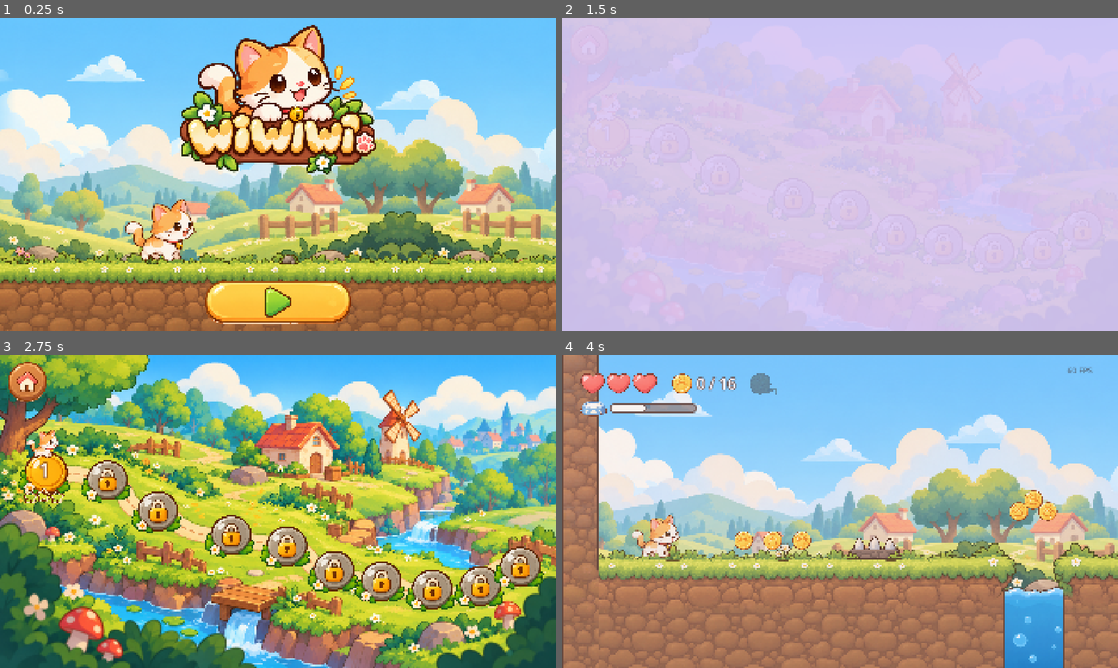
Above: before the commit, frames 1-4 (two rows, left to right).
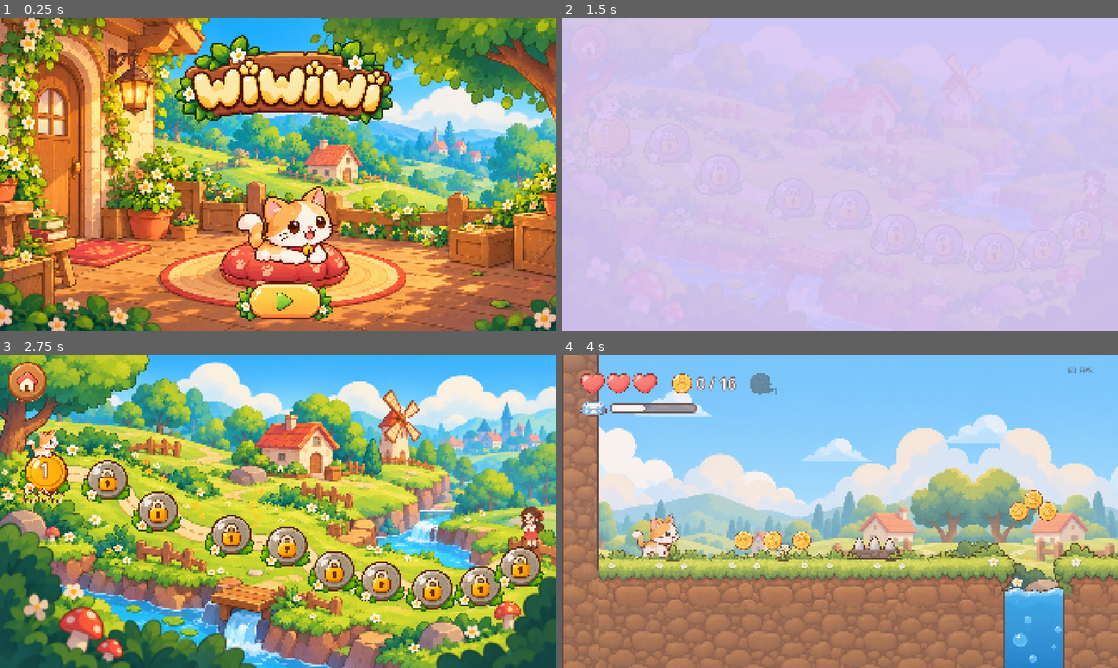
Above: after the commit, the same moments.

Repository: roshnikumari-21/wiwiwi
Game: Godot game, scene res://ui/screens/main_menu.tscn
Same seed, same stepped clock (60 frames per second), same inputs: the game is played once before the commit and once after it.
Inputs (mouse positions are in pixels of both pictures, inside the frame that each line leads up to; where the layout moved, square brackets give the same spot in the first picture):
- Up to frame 1 (0.25 s): no input
- Up to frame 2 (1.5 s): click (845, 302) [840, 302] at 0.5 s; click (589, 46) at 1.25 s
- Up to frame 3 (2.75 s): click (283, 639) [278, 639] at 2 s
- Up to frame 4 (4 s): move the mouse to (962, 495) at 2.77 s; hold Right (move_right) 2.78-3.5 s; click (962, 495) at 2.92 s; tap Space (jump) at 3.02 s; click "1" at 3.5 s

The runs differ from the first frame. In frame 1, 94% of the frame differs, in the area x 0-100%, y 0-100%; in frame 2, less than 0.1%; in frame 3, 0.4%; in frame 4, nothing differs.

Commit message:
Home page v2: cottage porch with the kitten on her cushion; girl waits at the map's end
Porch, cushion, lying kitten with a soft blink, sign logo and floral
Play button from the owner's art (make_home.py). Stage-based layout
so nothing overlaps on any screen shape. Decision on where the girl
appears recorded in plan.md.

Co-Authored-By: Claude Opus 5.5 <noreply@anthropic.com>

Diff:
--- a/dev/m2_menu_test.gd
+++ b/dev/m2_menu_test.gd
@@ -21,7 +21,7 @@
 		await process_frame
 	var menu = current_scene
 	_check("home page loads", menu != null and menu.name == "MainMenu", menu)
-	menu.get_node("UI/SafeArea/Play").pressed.emit()
+	menu.get_node("Stage/Play").pressed.emit()
 	for i in 60:
 		await process_frame
 	_check("Play opens the level map", current_scene != null and current_scene.name == "LevelMap", current_scene)
--- a/ui/screens/level_map.gd
+++ b/ui/screens/level_map.gd
@@ -14,6 +14,8 @@
 const STAR_FULL := preload("res://assets/art/ui/menu/level_star_full.png")
 const STAR_EMPTY := preload("res://assets/art/ui/menu/level_star_empty.png")
 const CAT := preload("res://assets/art/characters/cat/cat_frames.tres")
+const GIRL := preload("res://assets/art/characters/girl/girl_wait.png")
+const GIRL_SPOT := Vector2(1615, 585)       ## where she waits, just past the last level
 const BUTTON_WIDTH := 150.0                 ## in map pixels
 const STAR_SIZE := 40.0
 
@@ -30,6 +32,7 @@
 	for i in SPOTS.size():
 		var level: LevelData = levels[i] if i < levels.size() else null
 		_add_spot(i, level, level != null and level.id == next_id)
+	_place_girl()
 	back.pressed.connect(_go_home)
 
 ## The picture always covers the whole screen (wider phones crop a little top and bottom).
@@ -104,6 +107,20 @@
 	hop.tween_property(cat, "position:y", cat.position.y - 26, 0.18).set_ease(Tween.EASE_OUT)
 	hop.tween_property(cat, "position:y", cat.position.y, 0.22).set_ease(Tween.EASE_IN)
 
+## The girl waits at the end of the path: where the kitten's journey leads.
+func _place_girl() -> void:
+	var girl := Sprite2D.new()
+	girl.name = "Girl"
+	girl.texture = GIRL
+	girl.scale = Vector2(0.2, 0.2)
+	girl.offset = Vector2(0, -GIRL.get_height() * 0.5 + 10)   # her shoe on the spot
+	girl.position = GIRL_SPOT
+	map.add_child(girl)
+	map.move_child(girl, 1)   # behind the level buttons
+	var breathe := create_tween().set_loops().set_trans(Tween.TRANS_SINE)
+	breathe.tween_property(girl, "scale:y", 0.204, 1.3)
+	breathe.tween_property(girl, "scale:y", 0.2, 1.3)
+
 func _play(level_id: String) -> void:
 	for b in _buttons:
 		b.disabled = true   # one tap is enough
--- a/ui/screens/main_menu.gd
+++ b/ui/screens/main_menu.gd
@@ -1,21 +1,51 @@
 extends Control
-## Home page: the meadow drifts by, the logo sways gently, the kitten sits on the grass, a big Play button.
-## Play opens the level map.
+## Home page: the cottage porch. The kitten lies on her cushion, breathing and blinking now and then,
+## the wooden-sign logo sways gently, and the big Play button opens the level map.
+## Settings / trophy / achievements buttons join once their screens exist (no dead buttons).
 
-@onready var play: TextureButton = $UI/SafeArea/Play
-@onready var logo: TextureRect = $UI/SafeArea/Logo
+const STAGE_SIZE := Vector2(1774, 887)     ## size of the porch picture; Stage children use its pixels
+const KITTEN_OPEN := preload("res://assets/art/ui/home/kitten_lying.png")
+const KITTEN_BLINK := preload("res://assets/art/ui/home/kitten_lying_blink.png")
+
+@onready var stage: Control = $Stage
+@onready var kitten: Sprite2D = $Stage/Kitten
+@onready var logo: Sprite2D = $Stage/Logo
+@onready var play: TextureButton = $Stage/Play
 
 func _ready() -> void:
+	get_viewport().size_changed.connect(_fit)
+	_fit()
 	play.pressed.connect(_on_play)
-	play.pivot_offset = play.size * 0.5
-	var pulse := create_tween().set_loops().set_trans(Tween.TRANS_SINE)
-	pulse.tween_property(play, "scale", Vector2(1.05, 1.05), 0.8)
-	pulse.tween_property(play, "scale", Vector2.ONE, 0.8)
 	play.grab_focus.call_deferred()
-	logo.pivot_offset = Vector2(logo.custom_minimum_size.x * 0.5, logo.custom_minimum_size.y)
+	_breathe()
+	_blink_later()
 	var sway := create_tween().set_loops().set_trans(Tween.TRANS_SINE)
-	sway.tween_property(logo, "rotation_degrees", 1.5, 1.6)
-	sway.tween_property(logo, "rotation_degrees", -1.5, 1.6)
+	sway.tween_property(logo, "rotation_degrees", 1.2, 1.8)
+	sway.tween_property(logo, "rotation_degrees", -1.2, 1.8)
+
+## The porch always covers the whole screen (very wide or tall screens crop its edges a little).
+func _fit() -> void:
+	var screen := get_viewport_rect().size
+	var s := maxf(screen.x / STAGE_SIZE.x, screen.y / STAGE_SIZE.y)
+	stage.scale = Vector2(s, s)
+	stage.position = (screen - STAGE_SIZE * s) * 0.5
+
+func _breathe() -> void:
+	var base := kitten.scale
+	var t := create_tween().set_loops().set_trans(Tween.TRANS_SINE)
+	t.tween_property(kitten, "scale", base * Vector2(1.0, 1.02), 1.4)
+	t.tween_property(kitten, "scale", base, 1.4)
+
+## Blink every few seconds, sometimes twice.
+func _blink_later() -> void:
+	await get_tree().create_timer(randf_range(2.5, 5.0)).timeout
+	for i in (2 if randf() < 0.25 else 1):
+		kitten.texture = KITTEN_BLINK
+		await get_tree().create_timer(0.14).timeout
+		kitten.texture = KITTEN_OPEN
+		await get_tree().create_timer(0.16).timeout
+	if is_inside_tree():
+		_blink_later()
 
 func _on_play() -> void:
 	play.disabled = true   # one tap is enough
--- a/ui/screens/main_menu.tscn
+++ b/ui/screens/main_menu.tscn
@@ -1,14 +1,14 @@
 [gd_scene format=3]
 
 [ext_resource type="Script" path="res://ui/screens/main_menu.gd" id="1_script"]
-[ext_resource type="PackedScene" path="res://scenes/levels/backgrounds/meadow_background.tscn" id="2_bg"]
-[ext_resource type="PackedScene" path="res://scenes/objects/ground_block.tscn" id="3_ground"]
-[ext_resource type="SpriteFrames" path="res://assets/art/characters/cat/cat_frames.tres" id="4_cat"]
-[ext_resource type="Script" path="res://ui/components/safe_area.gd" id="5_safe"]
-[ext_resource type="Texture2D" path="res://assets/art/ui/menu/logo.png" id="6_logo"]
-[ext_resource type="Texture2D" path="res://assets/art/ui/menu/pill_yellow_normal.png" id="7_pill"]
-[ext_resource type="Texture2D" path="res://assets/art/ui/menu/pill_yellow_pressed.png" id="8_pill_p"]
-[ext_resource type="Texture2D" path="res://assets/art/ui/menu/icon_play.png" id="9_play"]
+[ext_resource type="Texture2D" path="res://assets/art/ui/home/porch.png" id="2_porch"]
+[ext_resource type="Texture2D" path="res://assets/art/ui/home/cushion.png" id="3_cushion"]
+[ext_resource type="Texture2D" path="res://assets/art/ui/home/kitten_lying.png" id="4_kitten"]
+[ext_resource type="Texture2D" path="res://assets/art/ui/home/logo_sign.png" id="5_logo"]
+[ext_resource type="Script" path="res://ui/components/safe_area.gd" id="6_safe"]
+[ext_resource type="Texture2D" path="res://assets/art/ui/home/play_btn.png" id="7_play"]
+[ext_resource type="Texture2D" path="res://assets/art/ui/home/play_btn_pressed.png" id="8_play_p"]
+[ext_resource type="Texture2D" path="res://assets/art/ui/menu/icon_play.png" id="9_icon"]
 
 [node name="MainMenu" type="Control"]
 layout_mode = 3
@@ -20,25 +20,60 @@
 mouse_filter = 2
 script = ExtResource("1_script")
 
-[node name="Background" parent="." instance=ExtResource("2_bg")]
-drift = 22.0
+[node name="Stage" type="Control" parent="."]
+anchors_preset = 0
+offset_right = 1774.0
+offset_bottom = 887.0
+mouse_filter = 2
 
-[node name="World" type="Node2D" parent="."]
+[node name="Porch" type="TextureRect" parent="Stage"]
+layout_mode = 0
+offset_right = 1774.0
+offset_bottom = 887.0
+mouse_filter = 2
+texture = ExtResource("2_porch")
 
-[node name="Camera" type="Camera2D" parent="World"]
-position = Vector2(960, 560)
+[node name="Cushion" type="Sprite2D" parent="Stage"]
+position = Vector2(905, 688)
+scale = Vector2(0.62, 0.62)
+texture = ExtResource("3_cushion")
 
-[node name="Ground" parent="World" instance=ExtResource("3_ground")]
-position = Vector2(-600, 860)
-size = Vector2(3200, 400)
+[node name="Kitten" type="Sprite2D" parent="Stage"]
+position = Vector2(914, 688)
+scale = Vector2(0.66, 0.66)
+texture = ExtResource("4_kitten")
+offset = Vector2(0, -150)
 
-[node name="Kitten" type="AnimatedSprite2D" parent="World"]
-position = Vector2(560, 860)
-scale = Vector2(1.05, 1.05)
-sprite_frames = ExtResource("4_cat")
-animation = &"idle"
-autoplay = "idle"
-offset = Vector2(0, -131)
+[node name="Logo" type="Sprite2D" parent="Stage"]
+position = Vector2(905, 175)
+scale = Vector2(0.62, 0.62)
+texture = ExtResource("5_logo")
+
+[node name="Play" type="TextureButton" parent="Stage"]
+layout_mode = 0
+offset_left = 765.0
+offset_top = 752.0
+offset_right = 1045.0
+offset_bottom = 857.0
+pivot_offset = Vector2(140, 52)
+texture_normal = ExtResource("7_play")
+texture_pressed = ExtResource("8_play_p")
+ignore_texture_size = true
+stretch_mode = 5
+
+[node name="Icon" type="TextureRect" parent="Stage/Play"]
+layout_mode = 1
+anchors_preset = 15
+anchor_right = 1.0
+anchor_bottom = 1.0
+offset_top = 25.0
+offset_bottom = -27.0
+grow_horizontal = 2
+grow_vertical = 2
+mouse_filter = 2
+texture = ExtResource("9_icon")
+expand_mode = 1
+stretch_mode = 5
 
 [node name="UI" type="CanvasLayer" parent="."]
 
@@ -49,38 +84,4 @@
 grow_horizontal = 2
 grow_vertical = 2
 mouse_filter = 2
-script = ExtResource("5_safe")
-
-[node name="Logo" type="TextureRect" parent="UI/SafeArea"]
-custom_minimum_size = Vector2(680, 514)
-layout_mode = 2
-size_flags_horizontal = 4
-size_flags_vertical = 0
-mouse_filter = 2
-texture = ExtResource("6_logo")
-expand_mode = 1
-stretch_mode = 5
-
-[node name="Play" type="TextureButton" parent="UI/SafeArea"]
-custom_minimum_size = Vector2(500, 150)
-layout_mode = 2
-size_flags_horizontal = 4
-size_flags_vertical = 8
-texture_normal = ExtResource("7_pill")
-texture_pressed = ExtResource("8_pill_p")
-ignore_texture_size = true
-stretch_mode = 0
-
-[node name="Icon" type="TextureRect" parent="UI/SafeArea/Play"]
-layout_mode = 1
-anchors_preset = 15
-anchor_right = 1.0
-anchor_bottom = 1.0
-offset_top = 22.0
-offset_bottom = -22.0
-grow_horizontal = 2
-grow_vertical = 2
-mouse_filter = 2
-texture = ExtResource("9_play")
-expand_mode = 1
-stretch_mode = 5
+script = ExtResource("6_safe")
Binary file added: assets/art/ui/home/cushion.png
Not shown, added: assets/art/ui/home/cushion.png.import
Binary file added: assets/art/ui/home/kitten_lying.png
Not shown, added: assets/art/ui/home/kitten_lying.png.import
Binary file added: assets/art/ui/home/kitten_lying_blink.png
Not shown, added: assets/art/ui/home/kitten_lying_blink.png.import
Binary file added: assets/art/ui/home/logo_sign.png
Not shown, added: assets/art/ui/home/logo_sign.png.import
Binary file added: assets/art/ui/home/play_btn.png
Not shown, added: assets/art/ui/home/play_btn.png.import
Binary file added: assets/art/ui/home/play_btn_pressed.png
Not shown, added: assets/art/ui/home/play_btn_pressed.png.import
(and 8 more such lines)
